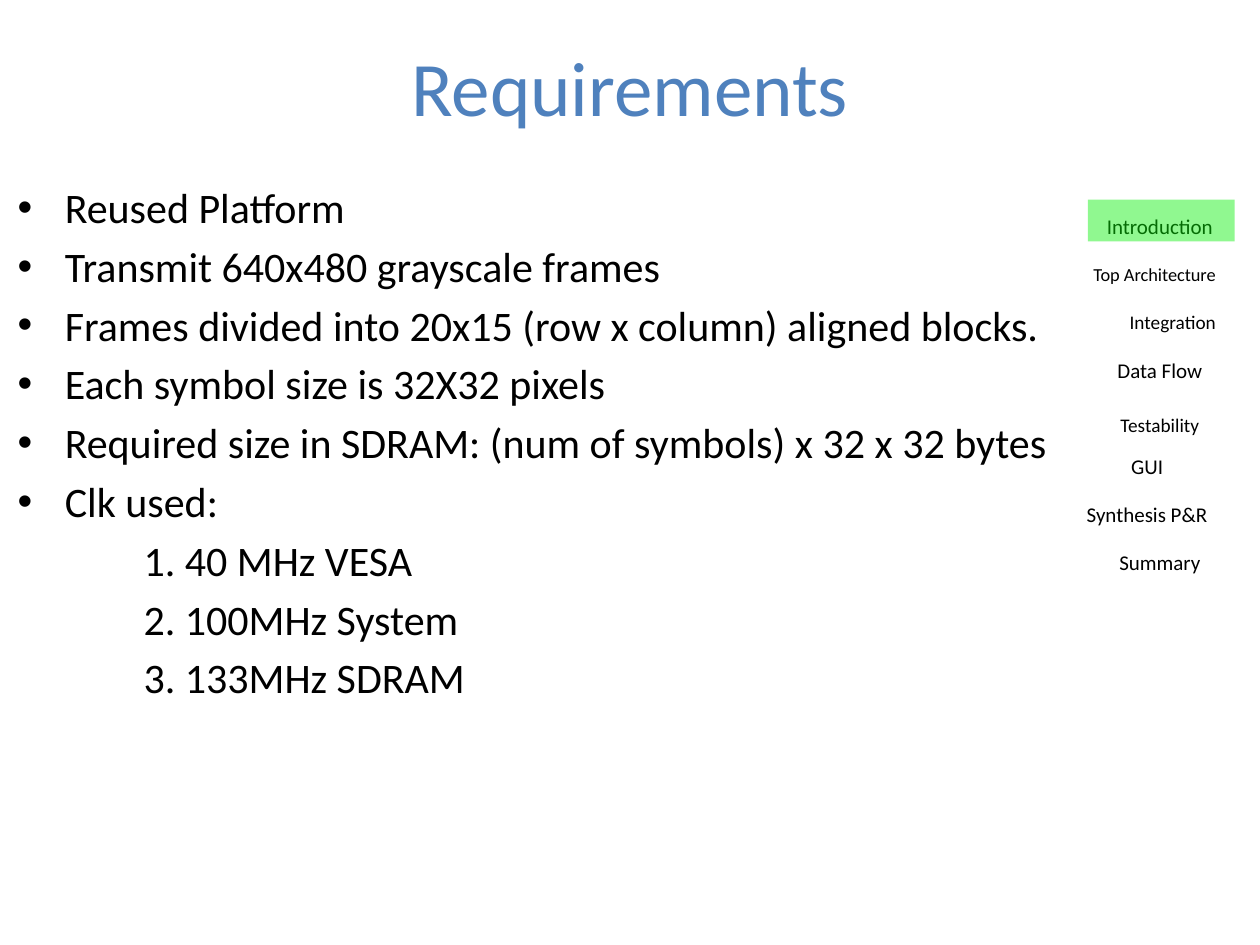
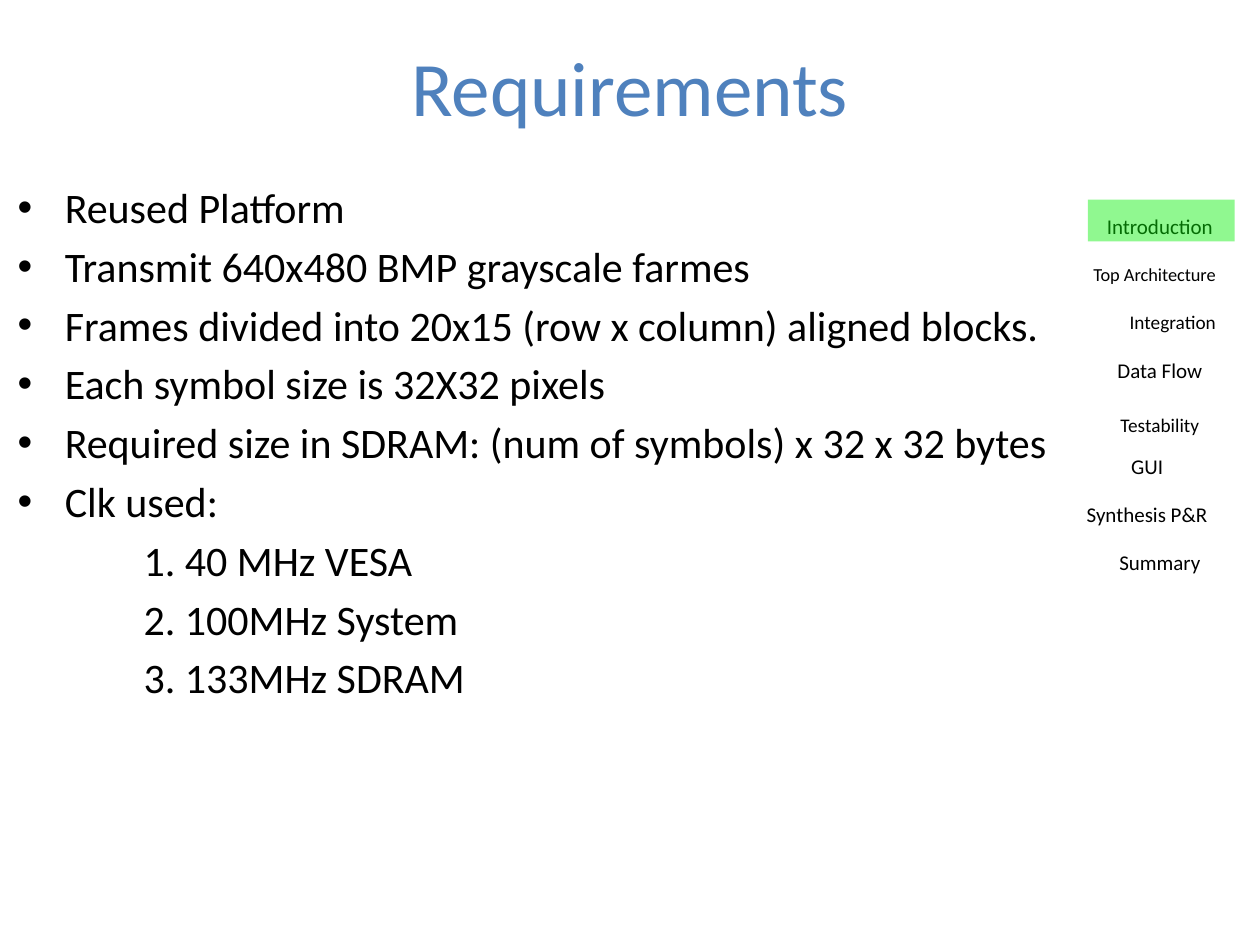
Before and after one commit to sandro6579/symbol-generator, a slide deck: slide 5 of Presentation/Part_B_final/Symbol_Generator_Project_Presentation_Part_B.pptx. Drawn at 1260x945 pixels with LibreOffice and Linux fonts; fonts in the diff are those of the drawing; background and template pictures are left out. Boxes give left, top, right and bottom in pixels: in the first picture for what was removed or moved away, otherwise in the second. Text is boxed around its words. In the diff, an @@ line names an element or a change of style, - is before the commit and + after.

```diff
--- a/Presentation/Part_B_final/Symbol_Generator_Project_Presentation_Part_B.pptx
+++ b/Presentation/Part_B_final/Symbol_Generator_Project_Presentation_Part_B.pptx
@@ text at <box>65,252,750,290</box>: text changed @@
-• Transmit 640x480 grayscale frames
+• Transmit 640x480 BMP grayscale farmes
```
Also in this commit, not shown: 4 other slides changed, 1 slide removed, 2 other files.
